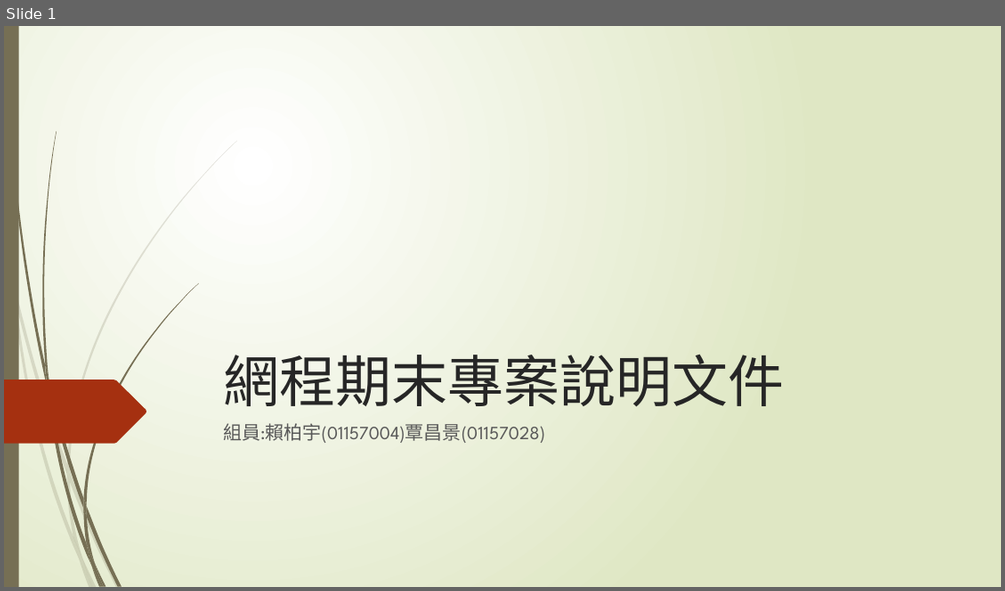
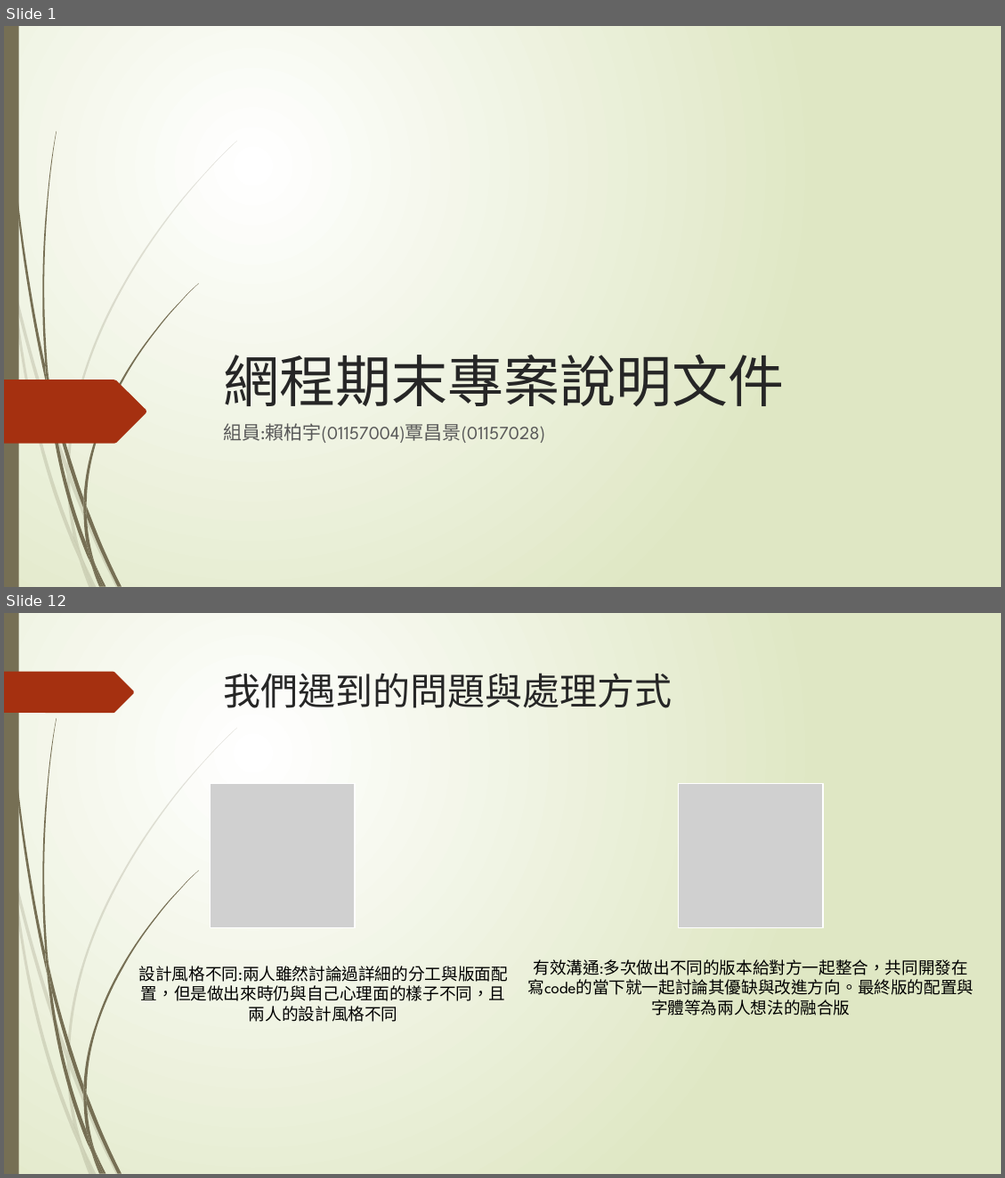
Before and after one commit to james-92/Web_FinalProject, a slide deck: 01157004+01157028.pptx. Shown one above the other, each under a label of ours: slide 1 before the commit, slides 1 and 12 after it; the slides between them are not shown. The pictures are 1005x591 and 1005x1178 pixels, drawn with LibreOffice and Linux fonts; fonts in the diff are those of the drawing; grey boxes stand for pictures. Boxes give left, top, right and bottom in pixels: in the first picture for what was removed or moved away, otherwise in the second. Text is boxed around its words. In the diff, an @@ line names an element or a change of style, - is before the commit and + after.

Commit message:
最終版PPT修正版
把PPT改好了，結束

```diff
--- a/01157004+01157028.pptx
+++ b/01157004+01157028.pptx
@@ slide 12 added at [4, 613, 1001, 1174], background gradient #FFFFFF to #DFE8C4; not listed: 23 template elements that a slide beside it also shows @@
@@ freeform shape added at [4, 672, 134, 713], fill #A53010 @@
@@ title added at [224, 673, 672, 708], 36 pt, text #262626 @@
+我們遇到的問題與處理方式
@@ picture added at [210, 784, 355, 928] @@
@@ picture added at [679, 784, 823, 928] @@
@@ text added at [527, 959, 973, 1015], 16 pt, text #000000 @@
+有效溝通:多次做出不同的版本給對方一起整合，共同開發在寫code的當下就一起討論其優缺與改進方向。最終版的配置與字體等為兩人想法的融合版
@@ text added at [139, 965, 508, 1022], 16 pt, text #000000 @@
+設計風格不同:兩人雖然討論過詳細的分工與版面配置，但是做出來時仍與自己心理面的樣子不同，且兩人的設計風格不同
```
Also in this commit, not shown: 9 slides changed, 5 other slides added.
